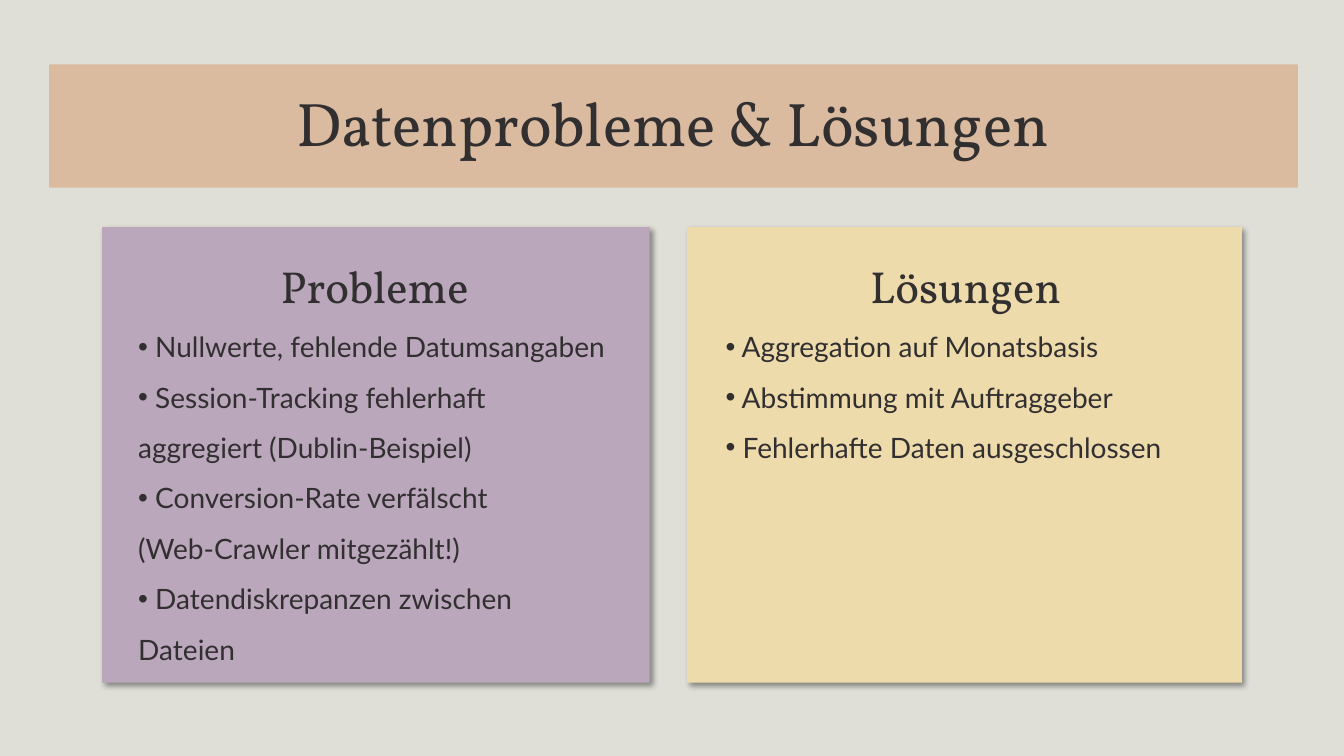
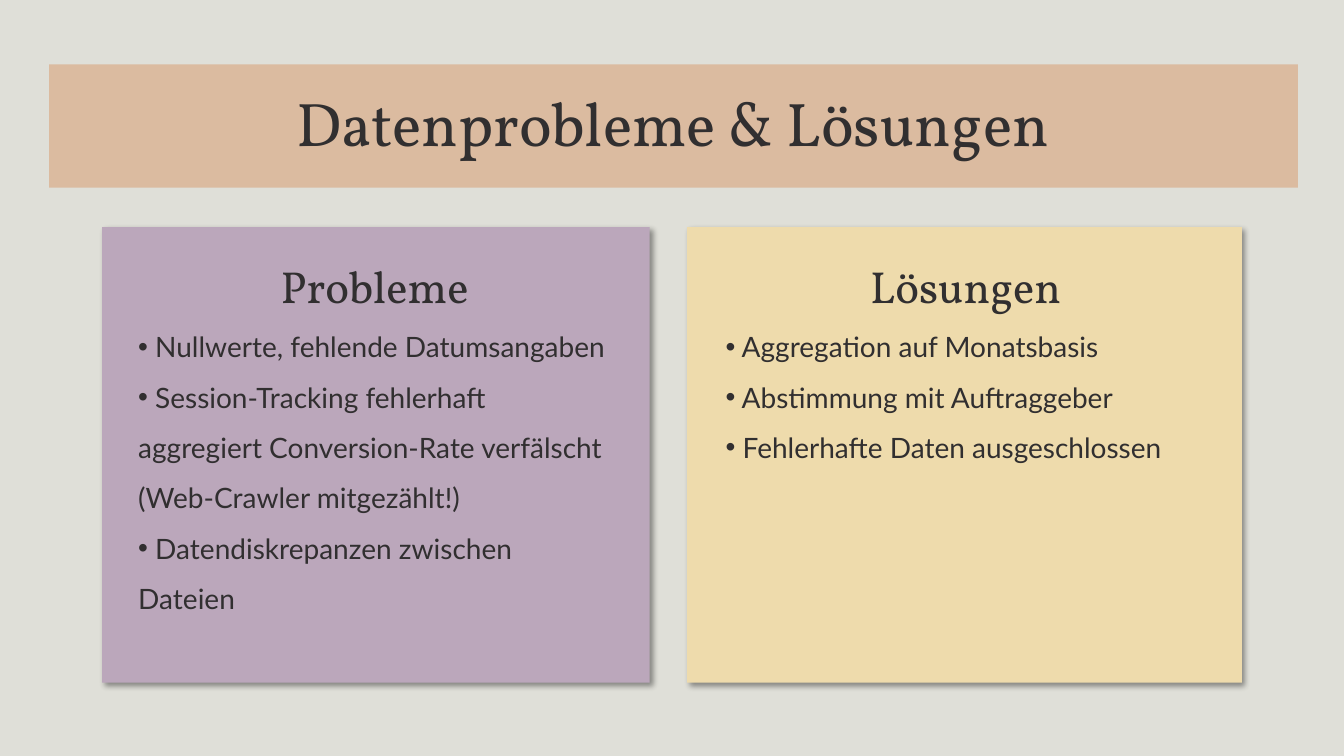
Before and after one commit to nevsglueckauf/wq, a slide deck: slide 10 of PPT/Whiskyquartier_Präsentation.pptx. Drawn at 1344x756 pixels with LibreOffice and Linux fonts; fonts in the diff are those of the drawing. Boxes give left, top, right and bottom in pixels: in the first picture for what was removed or moved away, otherwise in the second. Text is boxed around its words. In the diff, an @@ line names an element or a change of style, - is before the commit and + after.

```diff
--- a/PPT/Whiskyquartier_Präsentation.pptx
+++ b/PPT/Whiskyquartier_Präsentation.pptx
@@ text at [138, 387, 601, 463]: text changed @@
-• Session-Tracking fehlerhaft aggregiert (Dublin-Beispiel)
-• Conversion-Rate verfälscht
+• Session-Tracking fehlerhaft aggregiert Conversion-Rate verfälscht
```
Also in this commit, not shown: 2 other slides changed.
